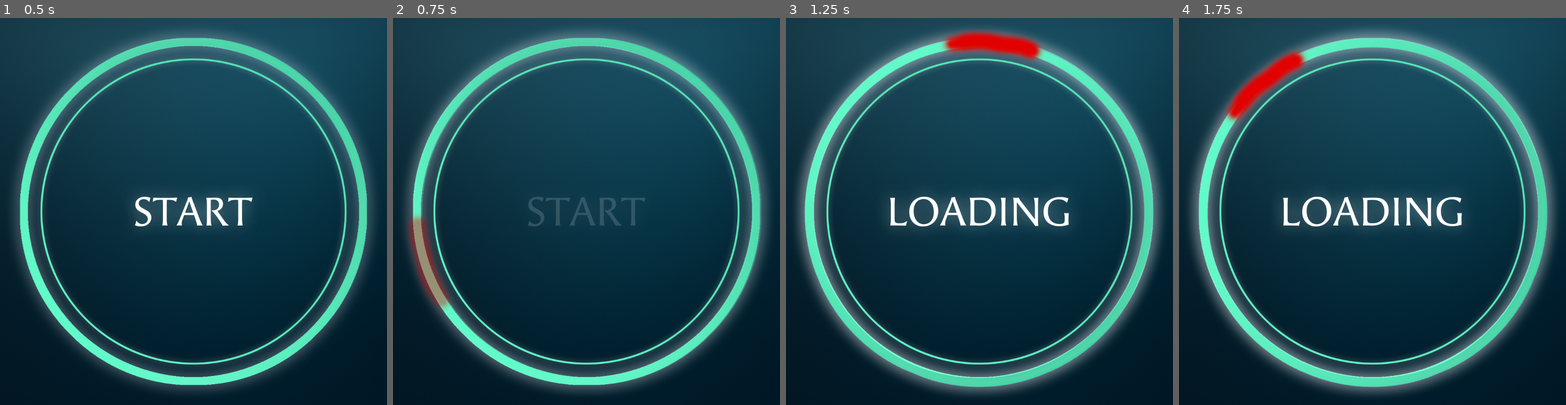
Above: before the commit, frames 1-4 (left to right).
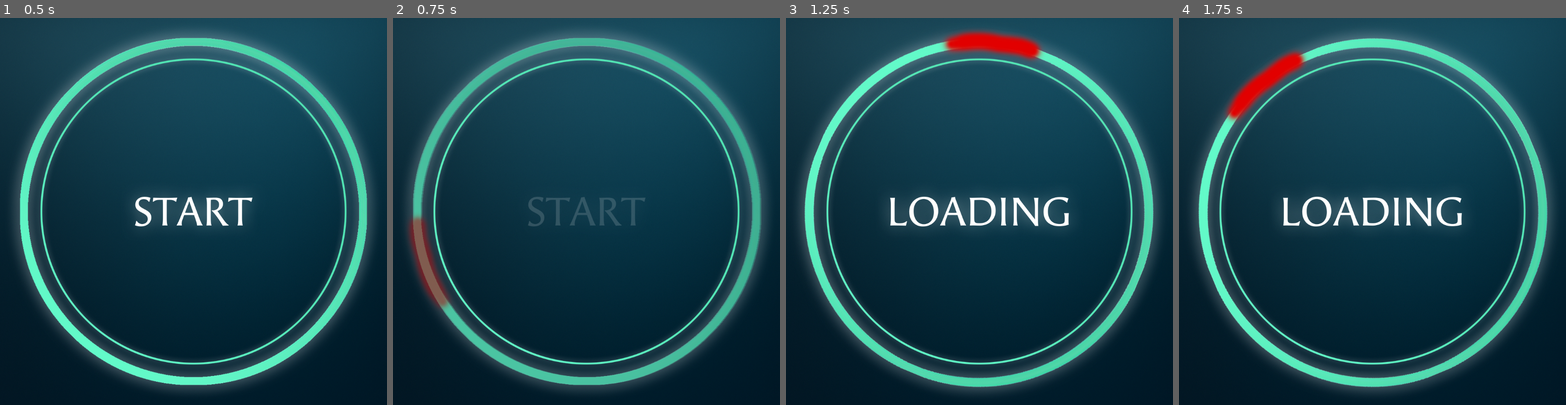
Above: after the commit, the same moments.

Repository: namda-on/jihunnid
Game: Godot game, scene res://scene/display_1.tscn
The game is run twice, just before and just after one commit, with the same random seed, the same clock (stepped at 60 frames per second) and the same inputs.
Inputs (mouse positions are in pixels of both pictures, inside the frame that each line leads up to):
- Up to frame 1 (0.5 s): no input
- Up to frame 2 (0.75 s): click (586, 215) at 0.5 s
- Up to frame 3 (1.25 s): no input
- Up to frame 4 (1.75 s): move the mouse to (1457, 192) at 1.27 s; click (1457, 192) at 1.42 s

Frame 1 is identical in both runs. In frame 2, 6.3% of the frame differs, in the area x 5-95%, y 5-95%; in frame 3, 6.5%, in the area x 4-97%, y 4-97%; in frame 4, 6.4%.

Commit message:
scene 하나로 통합

Diff:
--- a/display_2.gd
+++ /dev/null
@@ -1,22 +0,0 @@
-extends Node2D
-
-var drag_start_position = Vector2.ZERO
-var is_dragging = false
-const DRAG_THRESHOLD_X = 200  # 드래그 거리 임계값 (X축 기준)
-var scene_changed = false
-
-func _input(event):
-	if event is InputEventScreenTouch:
-		if event.pressed:
-			is_dragging = true
-			scene_changed = false
-			drag_start_position = event.position
-		else:
-			is_dragging = false
-
-	elif event is InputEventScreenDrag and is_dragging and not scene_changed:
-		var delta_x = event.position.x - drag_start_position.x
-
-		if abs(delta_x) > DRAG_THRESHOLD_X:
-			scene_changed = true
-			get_tree().change_scene_to_file("res://scene/display_1.tscn")
--- a/project.godot
+++ b/project.godot
@@ -19,7 +19,7 @@
 
 window/size/viewport_width=1080
 window/size/viewport_height=1080
-window/size/mode=3
+window/size/mode=4
 window/size/resizable=false
 window/stretch/mode="viewport"
 
--- a/scene/display_1.tscn
+++ b/scene/display_1.tscn
@@ -1,9 +1,10 @@
-[gd_scene load_steps=16 format=3 uid="uid://de0itx3rsuv1j"]
-
-[ext_resource type="Script" uid="uid://cbp8qr2ay83in" path="res://scripts/display1.gd" id="1_1q8ae"]
+[gd_scene load_steps=17 format=3 uid="uid://de0itx3rsuv1j"]
+
+[ext_resource type="Script" uid="uid://cbp8qr2ay83in" path="res://scripts/main.gd" id="1_1q8ae"]
 [ext_resource type="Script" uid="uid://cet7bqqacmycf" path="res://scripts/texture_button.gd" id="1_p8bbk"]
 [ext_resource type="Texture2D" uid="uid://ca1wuophwrkid" path="res://resources/Background.png" id="3_lrxvb"]
 [ext_resource type="Texture2D" uid="uid://brppjuccb4wvh" path="res://resources/Outline - Big.png" id="4_3l2ge"]
+[ext_resource type="Script" uid="uid://csaem4ryxqq5a" path="res://scripts/image.gd" id="4_ygyl1"]
 [ext_resource type="Texture2D" uid="uid://b4j77n4yif6e6" path="res://resources/Outline - Small.png" id="5_kfbfr"]
 [ext_resource type="Texture2D" uid="uid://dkyullmkkcxtl" path="res://resources/Layer - START.png" id="6_3l2ge"]
 [ext_resource type="Texture2D" uid="uid://7hpgj7u086d4" path="res://resources/Layer - LOADING.png" id="7_kfbfr"]
@@ -12,6 +13,153 @@
 
 [sub_resource type="CircleShape2D" id="CircleShape2D_1q8ae"]
 radius = 540.0
+
+[sub_resource type="Animation" id="Animation_i2wlo"]
+length = 0.001
+tracks/0/type = "value"
+tracks/0/imported = false
+tracks/0/enabled = true
+tracks/0/path = NodePath("TextureButton/img/loading:visible")
+tracks/0/interp = 1
+tracks/0/loop_wrap = true
+tracks/0/keys = {
+"times": PackedFloat32Array(0),
+"transitions": PackedFloat32Array(1),
+"update": 1,
+"values": [false]
+}
+tracks/1/type = "value"
+tracks/1/imported = false
+tracks/1/enabled = true
+tracks/1/path = NodePath("TextureButton/img/loading:scale")
+tracks/1/interp = 1
+tracks/1/loop_wrap = true
+tracks/1/keys = {
+"times": PackedFloat32Array(0),
+"transitions": PackedFloat32Array(1),
+"update": 0,
+"values": [Vector2(0.1, 0.1)]
+}
+tracks/2/type = "value"
+tracks/2/imported = false
+tracks/2/enabled = true
+tracks/2/path = NodePath("TextureButton/img/start:modulate")
+tracks/2/interp = 1
+tracks/2/loop_wrap = true
+tracks/2/keys = {
+"times": PackedFloat32Array(0),
+"transitions": PackedFloat32Array(1),
+"update": 0,
+"values": [Color(1, 1, 1, 1)]
+}
+tracks/3/type = "value"
+tracks/3/imported = false
+tracks/3/enabled = true
+tracks/3/path = NodePath("TextureButton/img/loading:skew")
+tracks/3/interp = 1
+tracks/3/loop_wrap = true
+tracks/3/keys = {
+"times": PackedFloat32Array(0),
+"transitions": PackedFloat32Array(1),
+"update": 0,
+"values": [0.0]
+}
+tracks/4/type = "value"
+tracks/4/imported = false
+tracks/4/enabled = true
+tracks/4/path = NodePath("TextureButton/img/loading:modulate")
+tracks/4/interp = 1
+tracks/4/loop_wrap = true
+tracks/4/keys = {
+"times": PackedFloat32Array(0),
+"transitions": PackedFloat32Array(1),
+"update": 0,
+"values": [Color(1, 1, 1, 1)]
+}
+tracks/5/type = "value"
+tracks/5/imported = false
+tracks/5/enabled = true
+tracks/5/path = NodePath("TextureButton/img/outline-red:modulate")
+tracks/5/interp = 1
+tracks/5/loop_wrap = true
+tracks/5/keys = {
+"times": PackedFloat32Array(0),
+"transitions": PackedFloat32Array(1),
+"update": 0,
+"values": [Color(1, 1, 1, 1)]
+}
+tracks/6/type = "value"
+tracks/6/imported = false
+tracks/6/enabled = true
+tracks/6/path = NodePath("TextureButton/img/outline-red:visible")
+tracks/6/interp = 1
+tracks/6/loop_wrap = true
+tracks/6/keys = {
+"times": PackedFloat32Array(0),
+"transitions": PackedFloat32Array(1),
+"update": 1,
+"values": [false]
+}
+tracks/7/type = "value"
+tracks/7/imported = false
+tracks/7/enabled = true
+tracks/7/path = NodePath("TextureButton/img/outline-red:rotation")
+tracks/7/interp = 1
+tracks/7/loop_wrap = true
+tracks/7/keys = {
+"times": PackedFloat32Array(0),
+"transitions": PackedFloat32Array(1),
+"update": 0,
+"values": [0.0]
+}
+tracks/8/type = "value"
+tracks/8/imported = false
+tracks/8/enabled = true
+tracks/8/path = NodePath("TextureButton/img/infinite:scale")
+tracks/8/interp = 1
+tracks/8/loop_wrap = true
+tracks/8/keys = {
+"times": PackedFloat32Array(0),
+"transitions": PackedFloat32Array(1),
+"update": 0,
+"values": [Vector2(1, 1e-05)]
+}
+tracks/9/type = "value"
+tracks/9/imported = false
+tracks/9/enabled = true
+tracks/9/path = NodePath("TextureButton/img/infinite:modulate")
+tracks/9/interp = 1
+tracks/9/loop_wrap = true
+tracks/9/keys = {
+"times": PackedFloat32Array(0),
+"transitions": PackedFloat32Array(1),
+"update": 0,
+"values": [Color(1, 1, 1, 1)]
+}
+tracks/10/type = "value"
+tracks/10/imported = false
+tracks/10/enabled = true
+tracks/10/path = NodePath("TextureButton/img/infinite:visible")
+tracks/10/interp = 1
+tracks/10/loop_wrap = true
+tracks/10/keys = {
+"times": PackedFloat32Array(0),
+"transitions": PackedFloat32Array(1),
+"update": 1,
+"values": [false]
+}
+tracks/11/type = "value"
+tracks/11/imported = false
+tracks/11/enabled = true
+tracks/11/path = NodePath("TextureButton/img/outline-lg:modulate")
+tracks/11/interp = 1
+tracks/11/loop_wrap = true
+tracks/11/keys = {
+"times": PackedFloat32Array(0),
+"transitions": PackedFloat32Array(1),
+"update": 0,
+"values": [Color(1, 1, 1, 1)]
+}
 
 [sub_resource type="Animation" id="Animation_kfbfr"]
 resource_name = "clickAnim"
@@ -100,128 +248,17 @@
 "update": 1,
 "values": [false, true]
 }
-
-[sub_resource type="Animation" id="Animation_i2wlo"]
-length = 0.001
-tracks/0/type = "value"
-tracks/0/imported = false
-tracks/0/enabled = true
-tracks/0/path = NodePath("TextureButton/img/loading:visible")
-tracks/0/interp = 1
-tracks/0/loop_wrap = true
-tracks/0/keys = {
-"times": PackedFloat32Array(0),
-"transitions": PackedFloat32Array(1),
-"update": 1,
-"values": [false]
-}
-tracks/1/type = "value"
-tracks/1/imported = false
-tracks/1/enabled = true
-tracks/1/path = NodePath("TextureButton/img/loading:scale")
-tracks/1/interp = 1
-tracks/1/loop_wrap = true
-tracks/1/keys = {
-"times": PackedFloat32Array(0),
-"transitions": PackedFloat32Array(1),
-"update": 0,
-"values": [Vector2(0.1, 0.1)]
-}
-tracks/2/type = "value"
-tracks/2/imported = false
-tracks/2/enabled = true
-tracks/2/path = NodePath("TextureButton/img/start:modulate")
-tracks/2/interp = 1
-tracks/2/loop_wrap = true
-tracks/2/keys = {
-"times": PackedFloat32Array(0),
-"transitions": PackedFloat32Array(1),
-"update": 0,
-"values": [Color(1, 1, 1, 1)]
-}
-tracks/3/type = "value"
-tracks/3/imported = false
-tracks/3/enabled = true
-tracks/3/path = NodePath("TextureButton/img/loading:skew")
-tracks/3/interp = 1
-tracks/3/loop_wrap = true
-tracks/3/keys = {
-"times": PackedFloat32Array(0),
-"transitions": PackedFloat32Array(1),
-"update": 0,
-"values": [0.0]
-}
-tracks/4/type = "value"
-tracks/4/imported = false
-tracks/4/enabled = true
-tracks/4/path = NodePath("TextureButton/img/loading:modulate")
-tracks/4/interp = 1
-tracks/4/loop_wrap = true
-tracks/4/keys = {
-"times": PackedFloat32Array(0),
-"transitions": PackedFloat32Array(1),
-"update": 0,
-"values": [Color(1, 1, 1, 1)]
-}
-tracks/5/type = "value"
-tracks/5/imported = false
-tracks/5/enabled = true
-tracks/5/path = NodePath("TextureButton/img/outline-red:modulate")
-tracks/5/interp = 1
-tracks/5/loop_wrap = true
-tracks/5/keys = {
-"times": PackedFloat32Array(0),
-"transitions": PackedFloat32Array(1),
-"update": 0,
-"values": [Color(1, 1, 1, 1)]
-}
-tracks/6/type = "value"
-tracks/6/imported = false
-tracks/6/enabled = true
-tracks/6/path = NodePath("TextureButton/img/outline-red:visible")
-tracks/6/interp = 1
-tracks/6/loop_wrap = true
-tracks/6/keys = {
-"times": PackedFloat32Array(0),
-"transitions": PackedFloat32Array(1),
-"update": 1,
-"values": [false]
-}
 tracks/7/type = "value"
 tracks/7/imported = false
 tracks/7/enabled = true
-tracks/7/path = NodePath("TextureButton/img/outline-red:rotation")
+tracks/7/path = NodePath("TextureButton/img/outline-lg:modulate")
 tracks/7/interp = 1
 tracks/7/loop_wrap = true
 tracks/7/keys = {
-"times": PackedFloat32Array(0),
-"transitions": PackedFloat32Array(1),
-"update": 0,
-"values": [0.0]
-}
-tracks/8/type = "value"
-tracks/8/imported = false
-tracks/8/enabled = true
-tracks/8/path = NodePath("TextureButton/img/infinite:scale")
-tracks/8/interp = 1
-tracks/8/loop_wrap = true
-tracks/8/keys = {
-"times": PackedFloat32Array(0),
-"transitions": PackedFloat32Array(1),
-"update": 0,
-"values": [Vector2(1, 1e-05)]
-}
-tracks/9/type = "value"
-tracks/9/imported = false
-tracks/9/enabled = true
-tracks/9/path = NodePath("TextureButton/img/infinite:modulate")
-tracks/9/interp = 1
-tracks/9/loop_wrap = true
-tracks/9/keys = {
-"times": PackedFloat32Array(0),
-"transitions": PackedFloat32Array(1),
-"update": 0,
-"values": [Color(1, 1, 1, 1)]
+"times": PackedFloat32Array(0, 0.4),
+"transitions": PackedFloat32Array(1, 1),
+"update": 0,
+"values": [Color(1, 1, 1, 1), Color(1, 1, 1, 0)]
 }
 
 [sub_resource type="Animation" id="Animation_4v7va"]
@@ -268,6 +305,18 @@
 "update": 0,
 "values": [Color(1, 1, 1, 0), Color(1, 1, 1, 1)]
 }
+tracks/2/type = "value"
+tracks/2/imported = false
+tracks/2/enabled = true
+tracks/2/path = NodePath("TextureButton/img/infinite:visible")
+tracks/2/interp = 1
+tracks/2/loop_wrap = true
+tracks/2/keys = {
+"times": PackedFloat32Array(0, 0.00740939),
+"transitions": PackedFloat32Array(1, 1),
+"update": 1,
+"values": [false, true]
+}
 
 [sub_resource type="AnimationLibrary" id="AnimationLibrary_4v7va"]
 _data = {
@@ -302,6 +351,7 @@
 [node name="img" type="Sprite2D" parent="TextureButton"]
 position = Vector2(818, 738)
 texture = ExtResource("3_lrxvb")
+script = ExtResource("4_ygyl1")
 
 [node name="outline-lg" type="Sprite2D" parent="TextureButton/img"]
 texture = ExtResource("4_3l2ge")
@@ -322,6 +372,7 @@
 texture = ExtResource("8_i2wlo")
 
 [node name="infinite" type="Sprite2D" parent="TextureButton/img"]
+visible = false
 scale = Vector2(1, 1e-05)
 texture = ExtResource("9_4v7va")
 
--- a/scene/display_2.tscn
+++ b/scene/display_2.tscn
@@ -1,17 +1,41 @@
-[gd_scene load_steps=8 format=3 uid="uid://dib6rywf7agoh"]
+[gd_scene load_steps=8 format=3 uid="uid://c6581rpoe54l7"]
 
-[ext_resource type="Script" uid="uid://dl5milmokt46t" path="res://display_2.gd" id="1_a6sas"]
 [ext_resource type="Texture2D" uid="uid://ca1wuophwrkid" path="res://resources/Background.png" id="2_yc27d"]
 [ext_resource type="Texture2D" uid="uid://brppjuccb4wvh" path="res://resources/Outline - Big.png" id="3_r57jo"]
 [ext_resource type="Texture2D" uid="uid://b4j77n4yif6e6" path="res://resources/Outline - Small.png" id="4_288o8"]
 [ext_resource type="Texture2D" uid="uid://c4h3da8m268jt" path="res://resources/Layer - INFINITY.png" id="5_yc27d"]
 [ext_resource type="Texture2D" uid="uid://7hpgj7u086d4" path="res://resources/Layer - LOADING.png" id="6_m1qty"]
 
+[sub_resource type="GDScript" id="GDScript_g8et1"]
+script/source = "extends Node2D
+
+var drag_start_position = Vector2.ZERO
+var is_dragging = false
+const DRAG_THRESHOLD_X = 200  # 드래그 거리 임계값 (X축 기준)
+var scene_changed = false
+
+func _input(event):
+	if event is InputEventScreenTouch:
+		if event.pressed:
+			is_dragging = true
+			scene_changed = false
+			drag_start_position = event.position
+		else:
+			is_dragging = false
+
+	elif event is InputEventScreenDrag and is_dragging and not scene_changed:
+		var delta_x = event.position.x - drag_start_position.x
+
+		if abs(delta_x) > DRAG_THRESHOLD_X:
+			scene_changed = true
+			get_tree().change_scene_to_file(\"res://scene/display_1.tscn\")
+"
+
 [sub_resource type="CircleShape2D" id="CircleShape2D_4bch4"]
 radius = 540.0
 
 [node name="display2" type="Node2D"]
-script = ExtResource("1_a6sas")
+script = SubResource("GDScript_g8et1")
 
 [node name="Camera2D" type="Camera2D" parent="."]
 
--- a/scripts/display1.gd
+++ /dev/null
@@ -1,4 +0,0 @@
-extends Node
-
-func _read():
-	Input.set_mouse_mode(Input.MOUSE_MODE_HIDDEN)
--- a/scripts/glopbal.gd
+++ /dev/null
@@ -1,4 +0,0 @@
-extends Node
-
-func _read():
-	Input.set_mouse_mode(Input.MOUSE_MODE_HIDDEN)
--- /dev/null
+++ b/scripts/image.gd
@@ -0,0 +1,26 @@
+extends Node
+
+@onready var start_text = $start
+@onready var loading_text = $loading
+@onready var outline_red = $"outline-red"
+@onready var infinite = $infinite
+@onready var outline_lg = $"outline-lg"
+
+func show_result() -> void:
+	print("switch Scene")
+	loading_text.visible = false
+	outline_red.visible = false
+	infinite.visible = true
+	outline_lg.modulate = Color(1,1,1,1)
+	var anim_player = get_parent().get_node("AnimationPlayer")
+	anim_player.play("showResult")
+
+func reset() -> void:
+	var anim_player = get_parent().get_node("AnimationPlayer")
+	anim_player.play("RESET")
+	#start_text.visible = true
+	#start_text.modulate = Color(1,1,1,1)
+	#loading_text.visible = false
+	#outline_red.visible = false
+	#infinite.visible = false
+	#get_parent().disabled = false
--- /dev/null
+++ b/scripts/main.gd
@@ -0,0 +1,27 @@
+extends Node2D
+
+@onready var img = $"TextureButton/img"
+
+var drag_start_position = Vector2.ZERO
+var is_dragging = false
+const DRAG_THRESHOLD_X = 200  # 드래그 거리 임계값 (X축 기준)
+var scene_changed = false
+
+func _read():
+	Input.set_mouse_mode(Input.MOUSE_MODE_HIDDEN)
+
+func _input(event):
+	if event is InputEventScreenTouch:
+		if event.pressed:
+			is_dragging = true
+			scene_changed = false
+			drag_start_position = event.position
+		else:
+			is_dragging = false
+
+	elif event is InputEventScreenDrag and is_dragging and not scene_changed:
+		var delta_x = event.position.x - drag_start_position.x
+
+		if abs(delta_x) > DRAG_THRESHOLD_X:
+			scene_changed = true
+			img.reset()
--- a/scripts/texture_button.gd
+++ b/scripts/texture_button.gd
@@ -4,24 +4,15 @@
 @onready var loading_text = $img/loading
 @onready var outline_red = $"img/outline-red"
 @onready var infinite = $img/infinite
+@onready var img = $img
 
 func _on_pressed() -> void:
-	print("i'm clicked")
-	disabled = true  # 중복 클릭 방지
-	anim_player.play("clickAnim")  # 원하는 애니메이션 이름으로 변경
-
+	disabled = true
+	anim_player.play("clickAnim")
 
 func _on_animation_player_animation_finished(anim_name: StringName) -> void:
 	if anim_name == "clickAnim":
 		anim_player.play("rotate")
 		await get_tree().create_timer(3).timeout
 		anim_player.stop()
-		switchDisplay()
-
-
-func switchDisplay() -> void:
-	print("switch Scene")
-	loading_text.visible = false
-	outline_red.visible = false
-	infinite.visible = true
-	anim_player.play("showResult")
+		img.show_result()
Not shown, removed: display_2.gd.uid
Not shown, removed: scripts/glopbal.gd.uid
Not shown, added: scripts/image.gd.uid
Renamed: scripts/display1.gd.uid -> scripts/main.gd.uid
Not shown, changed: build/jihunnid.pck
